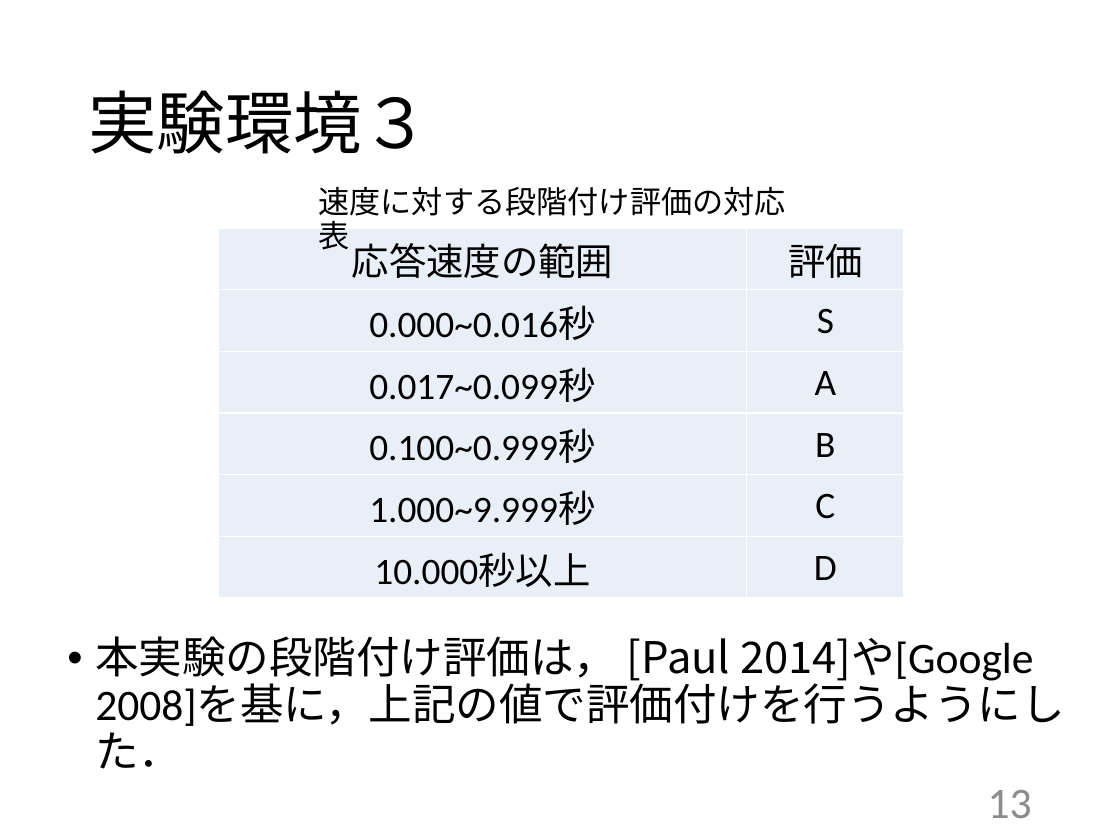
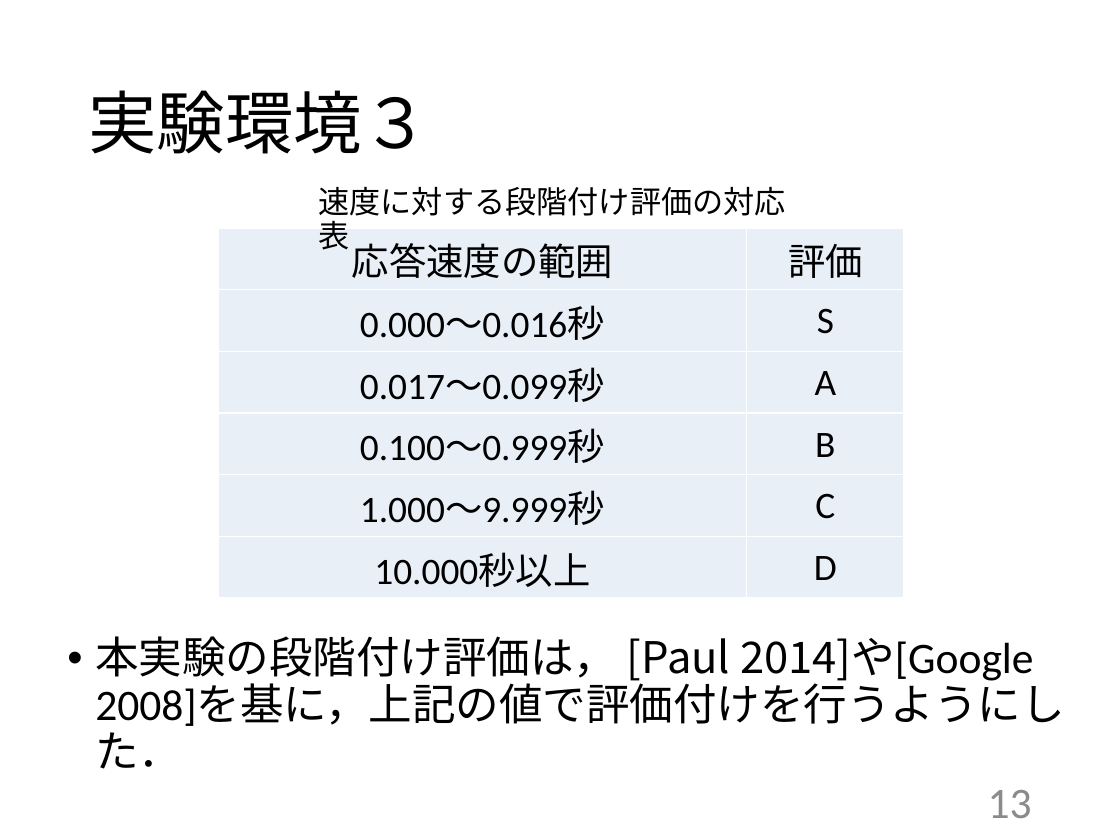
Before and after one commit to kait-takanolab/1821086_matsuo_thesis, a slide deck: slide 13 of 発表用/1821086_卒業研究発表会.pptx. Drawn at 1120x840 pixels with LibreOffice and Linux fonts; fonts in the diff are those of the drawing. Boxes give left, top, right and bottom in pixels: in the first picture for what was removed or moved away, otherwise in the second. Text is boxed around its words. In the diff, an @@ line names an element or a change of style, - is before the commit and + after.

```diff
--- a/発表用/1821086_卒業研究発表会.pptx
+++ b/発表用/1821086_卒業研究発表会.pptx
@@ table at bbox=[218, 228, 905, 599] @@
-row 2, column 1: 0.000~0.016秒
+row 2, column 1: 0.000～0.016秒
-row 3, column 1: 0.017~0.099秒
+row 3, column 1: 0.017～0.099秒
-row 4, column 1: 0.100~0.999秒
+row 4, column 1: 0.100～0.999秒
-row 5, column 1: 1.000~9.999秒
+row 5, column 1: 1.000～9.999秒
```
Also in this commit, not shown: 8 other slides changed, 1 other file.
